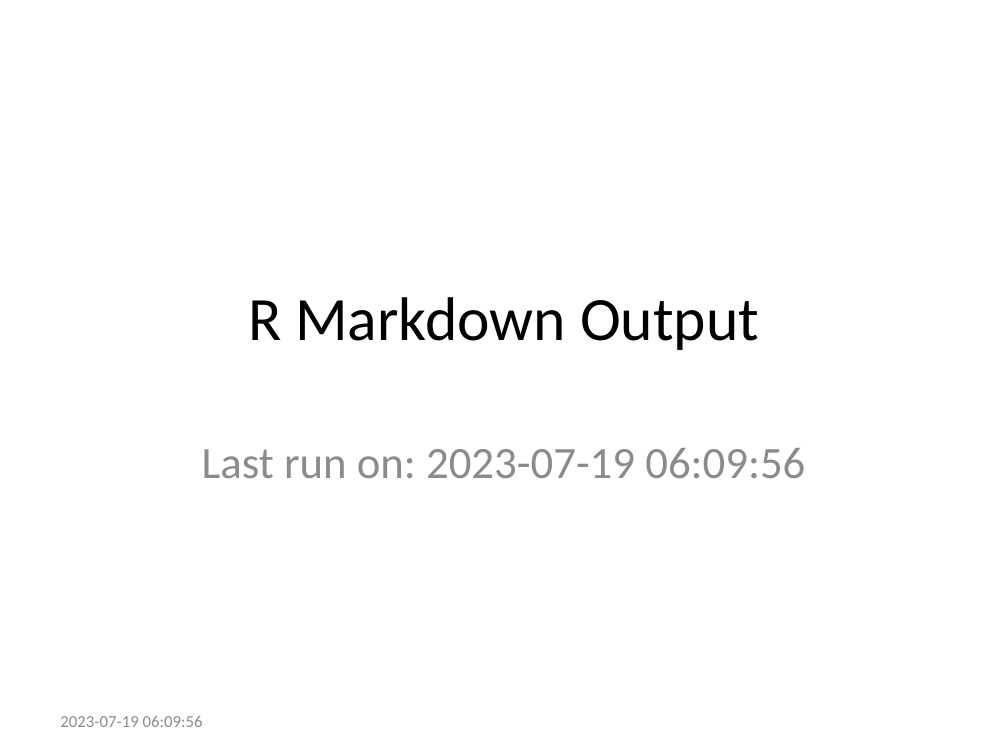
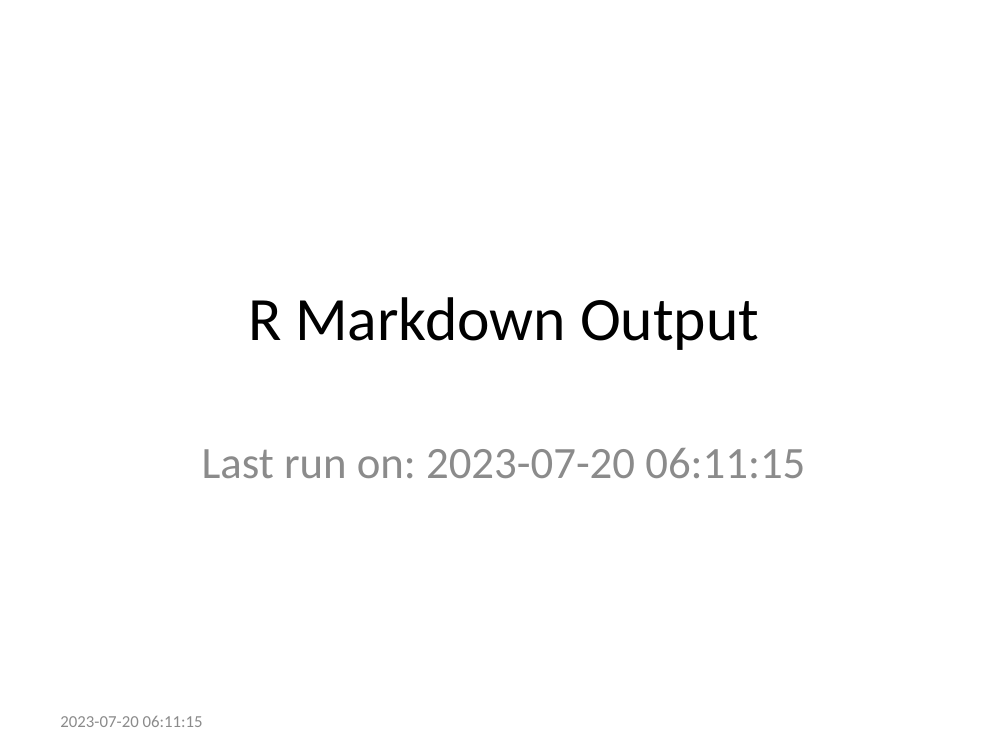
Before and after one commit to ries9112/R-Markdown-Gallery, a slide deck: slide 1 of presentations/powerpoint.pptx. Drawn at 1008x756 pixels with LibreOffice and Linux fonts; fonts in the diff are those of the drawing. Boxes give left, top, right and bottom in pixels: in the first picture for what was removed or moved away, otherwise in the second. Text is boxed around its words. In the diff, an @@ line names an element or a change of style, - is before the commit and + after.

Commit message:
Refresh R Markdown examples from CI automated process

```diff
--- a/presentations/powerpoint.pptx
+++ b/presentations/powerpoint.pptx
@@ subtitle at (202, 448, 805, 478): text changed @@
-Last run on: 2023-07-19 06:09:56
+Last run on: 2023-07-20 06:11:15
@@ text at (60, 716, 203, 727): text changed @@
-2023-07-19 06:09:56
+2023-07-20 06:11:15
```
Also in this commit, not shown: 22 other files.
